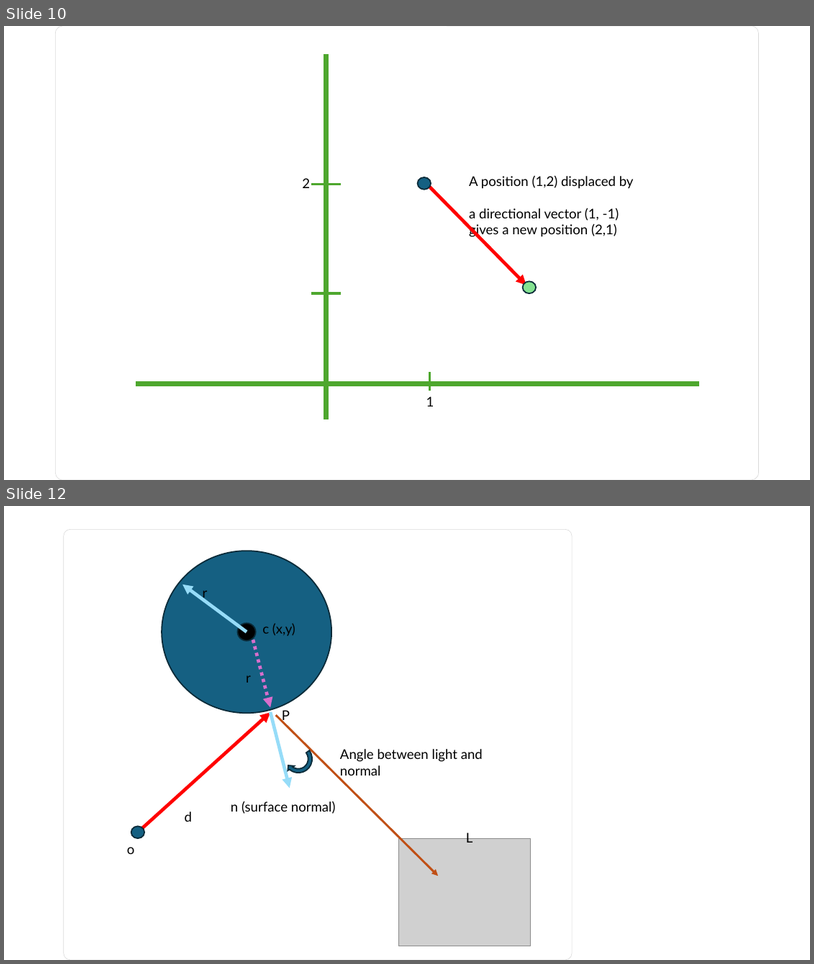
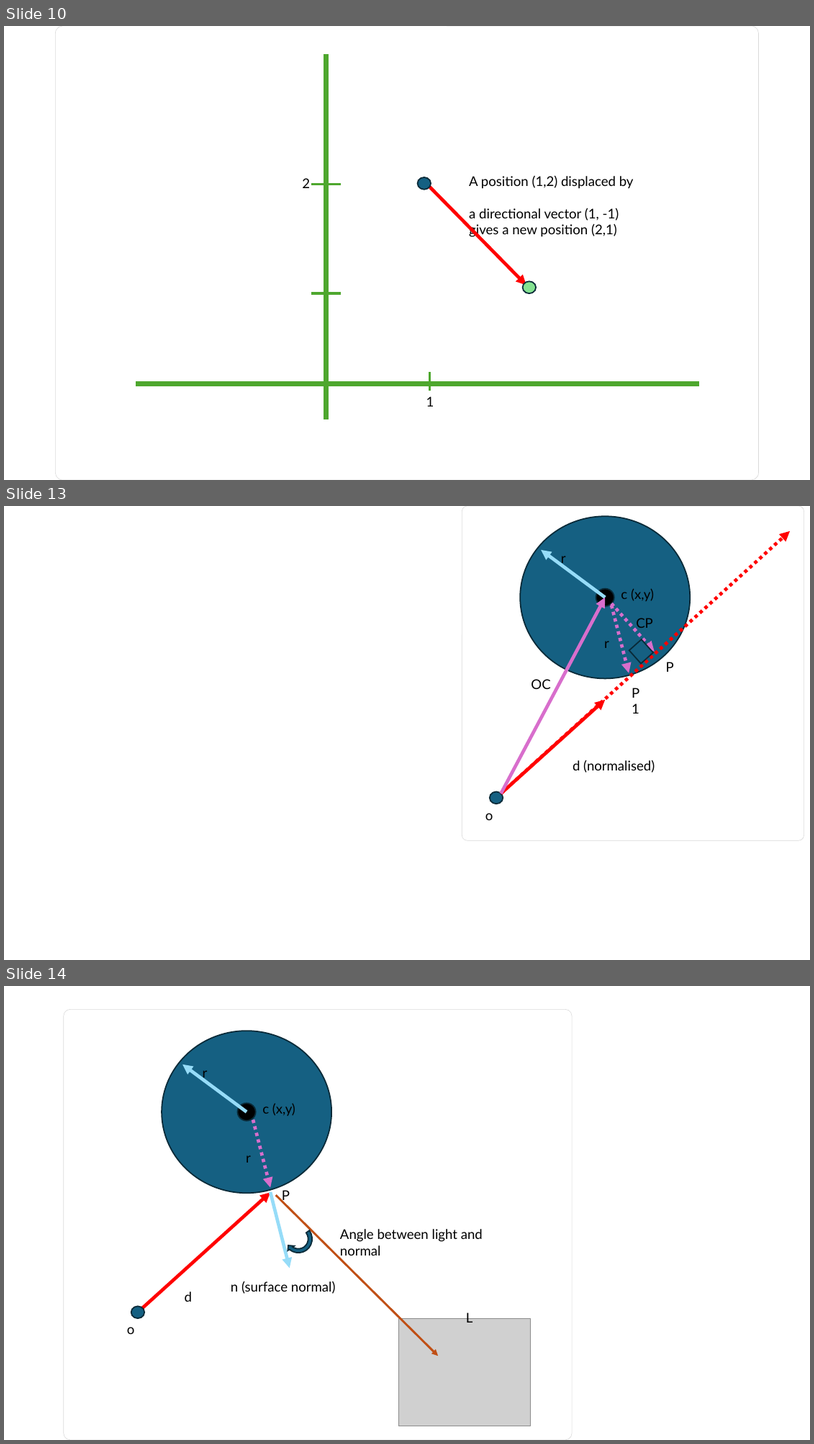
Before and after one commit to glassworks/course-raytracer-en, a slide deck: src/diagrams.pptx. Shown one above the other, each under a label of ours: slides 10 and 12 before the commit, slides 10, 13 and 14 after it; the slides between them are not shown. The pictures are 814x964 and 814x1444 pixels, drawn with LibreOffice and Linux fonts; fonts in the diff are those of the drawing; grey boxes stand for pictures. Boxes give left, top, right and bottom in pixels: in the first picture for what was removed or moved away, otherwise in the second. Text is boxed around its words. In the diff, an @@ line names an element or a change of style, - is before the commit and + after.

```diff
--- a/src/diagrams.pptx
+++ b/src/diagrams.pptx
@@ slide 13 added at (4,506,810,960), background #FFFFFF @@
@@ rounded rectangle added at (463,506,805,841), fill #FFFFFF, outline #D9D9D9 0.5 pt @@
@@ ellipse added at (521,516,691,678), fill #156082, outline #092A39 1.5 pt @@
@@ arrow added from (502, 793) to (790, 531), #FF0000 4 pt dashed @@
@@ arrow added from (605, 597) to (541, 550), #96DCF8 4 pt @@
@@ text added at (561,556,566,566), 16 pt, text #000000 @@
+r
@@ ellipse added at (597,588,615,606), fill #000000, outline #092A39 1.5 pt @@
@@ text added at (621,589,654,601), 16 pt, text #000000 @@
+c (x,y)
@@ arrow added from (502, 793) to (605, 597), #D86ECC 4 pt @@
@@ arrow added from (612, 603) to (655, 651), #D86ECC 4 pt dashed @@
@@ arrow added from (612, 605) to (630, 673), #D86ECC 4 pt dashed @@
@@ text added at (636,618,653,631), 16 pt, text #000000 @@
+CP
@@ text added at (604,641,610,648), 16 pt, text #000000 @@
+r
@@ rectangle added at (630,639,654,664), fill #156082, outline #092A39 1.5 pt @@
@@ text added at (666,662,674,672), 16 pt, text #000000 @@
+P
@@ arrow added from (502, 793) to (605, 700), #FF0000 4 pt @@
@@ text added at (531,679,550,689), 16 pt, text #000000 @@
+OC
@@ text added at (626,682,653,704), 16 pt, text #000000 @@
+P1
@@ text added at (573,759,655,772), 16 pt, text #000000 @@
+d (normalised)
@@ ellipse added at (490,792,503,803), fill #156082, outline #092A39 1.5 pt @@
@@ text added at (486,813,494,820), 16 pt, text #000000 @@
+o
@@ what was slide 12 is now slide 14 @@
```
Also in this commit, not shown: 2 slides changed, 1 other slide added.
